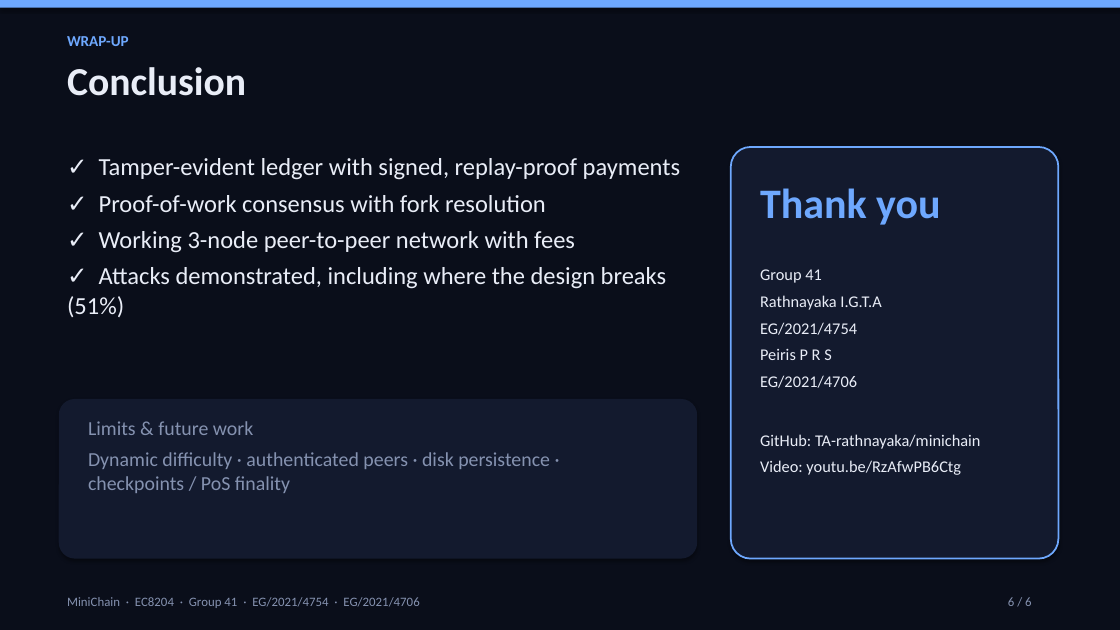
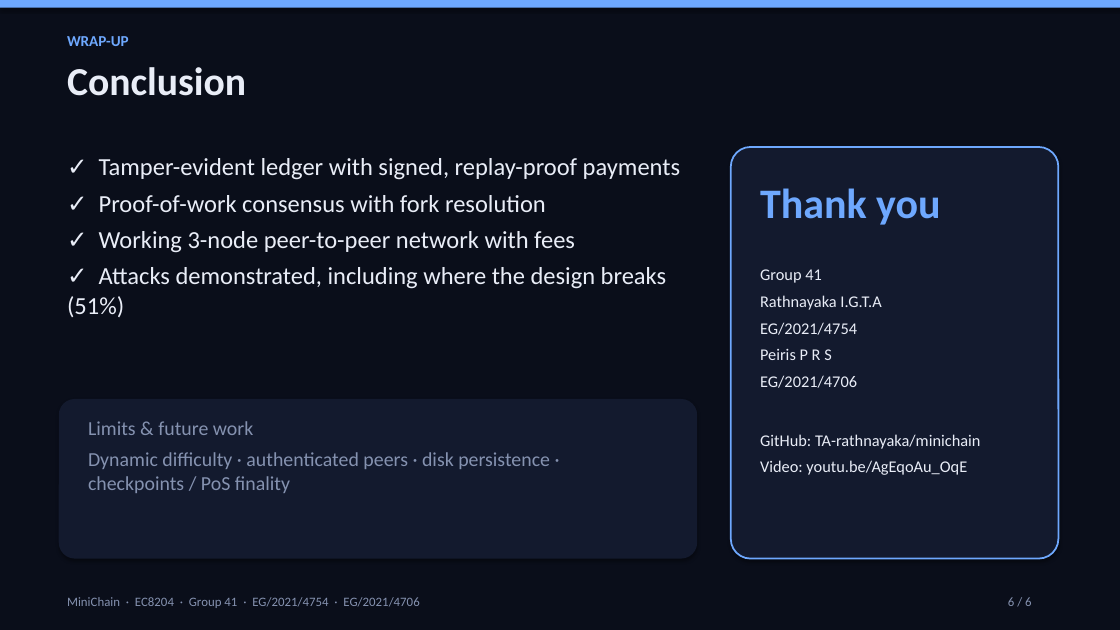
Before and after one commit to TA-rathnayaka/minichain, a slide deck: slide 6 of GP_41_Crypto_Transaction_System.pptx. Drawn at 1120x630 pixels with LibreOffice and Linux fonts; fonts in the diff are those of the drawing. Boxes give left, top, right and bottom in pixels: in the first picture for what was removed or moved away, otherwise in the second. Text is boxed around its words. In the diff, an @@ line names an element or a change of style, - is before the commit and + after.

```diff
--- a/GP_41_Crypto_Transaction_System.pptx
+++ b/GP_41_Crypto_Transaction_System.pptx
@@ text at [760,460,967,475]: text changed @@
-Video: youtu.be/RzAfwPB6Ctg
+Video: youtu.be/AgEqoAu_OqE
```
Also in this commit, not shown: 1 other slide changed, 2 other files.
